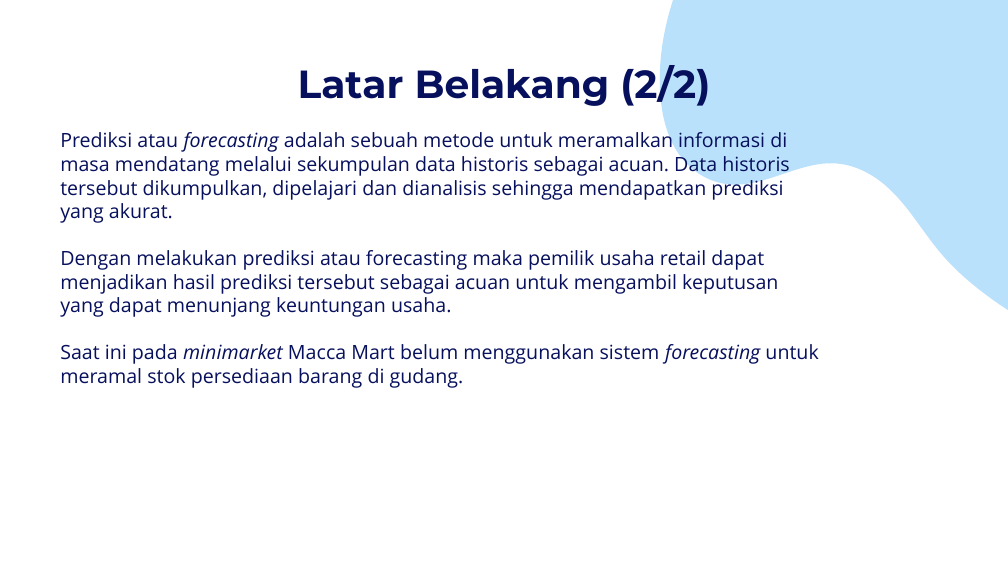
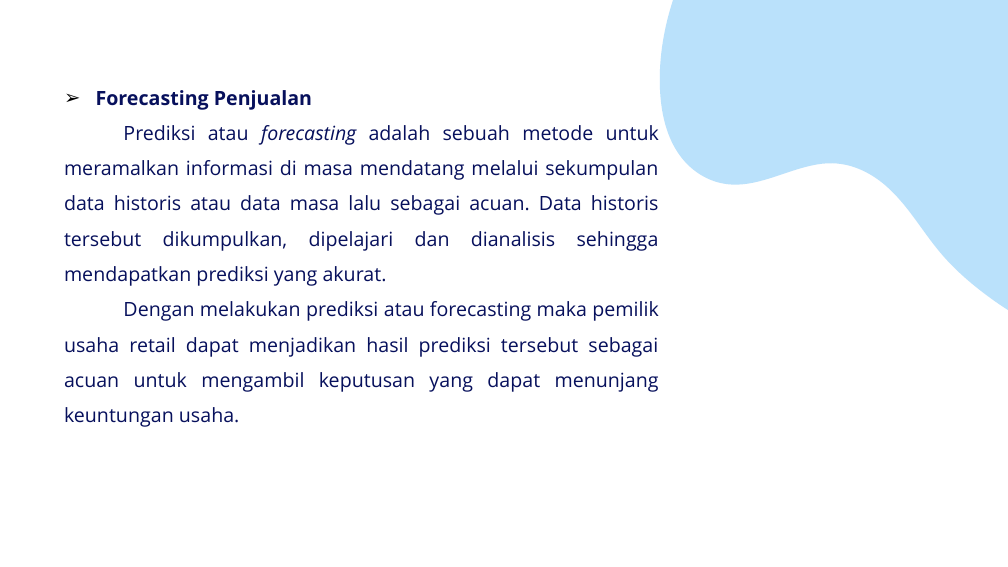
Before and after one commit to Rahmat-Ilyas/skripsi, a slide deck: slide 3 of 2. Proposal/Seminar Proposal/PPT Draft.pptx. Drawn at 1008x567 pixels with LibreOffice and Linux fonts; fonts in the diff are those of the drawing. Boxes give left, top, right and bottom in pixels: in the first picture for what was removed or moved away, otherwise in the second. Text is boxed around its words. In the diff, an @@ line names an element or a change of style, - is before the commit and + after.

```diff
--- a/2. Proposal/Seminar Proposal/PPT Draft.pptx
+++ b/2. Proposal/Seminar Proposal/PPT Draft.pptx
@@ text "Forecasting Penjualan": place and size @@
-text "Forecasting Penjualan" at (60, 129, 818, 388)
+text "Forecasting Penjualan" at (64, 90, 659, 427)
@@ title removed at (298, 60, 710, 108) @@
-Latar Belakang (2/2)
@@ text at (64, 90, 659, 286): text changed @@
-Prediksi atau forecasting adalah sebuah metode untuk meramalkan informasi di masa mendatang melalui sekumpulan data historis sebagai acuan. Data historis tersebut dikumpulkan, dipelajari dan dianalisis sehingga mendapatkan prediksi yang akurat.
+➢ Forecasting Penjualan
+Prediksi atau forecasting adalah sebuah metode untuk meramalkan informasi di masa mendatang melalui sekumpulan data historis atau data masa lalu sebagai acuan. Data historis tersebut dikumpulkan, dipelajari dan dianalisis sehingga mendapatkan prediksi yang akurat.
@@ text at (64, 301, 659, 427): alignment left to justified; indent changed; line spacing 1 to 1.5 @@
@@ text at (60, 344, 818, 388): paragraph removed @@
-Saat ini pada minimarket Macca Mart belum menggunakan sistem forecasting untuk meramal stok persediaan barang di gudang.
```
Also in this commit, not shown: 5 other slides changed, 8 other files.
